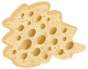
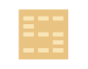
Revision of a layered 88x69 image; what changed, layer by layer:
added layer "Pasted Layer #1" above "Pasted Layer" over [17, 8, 69, 61]
painted on "Pasted Layer" over [1, 0, 88, 69]
